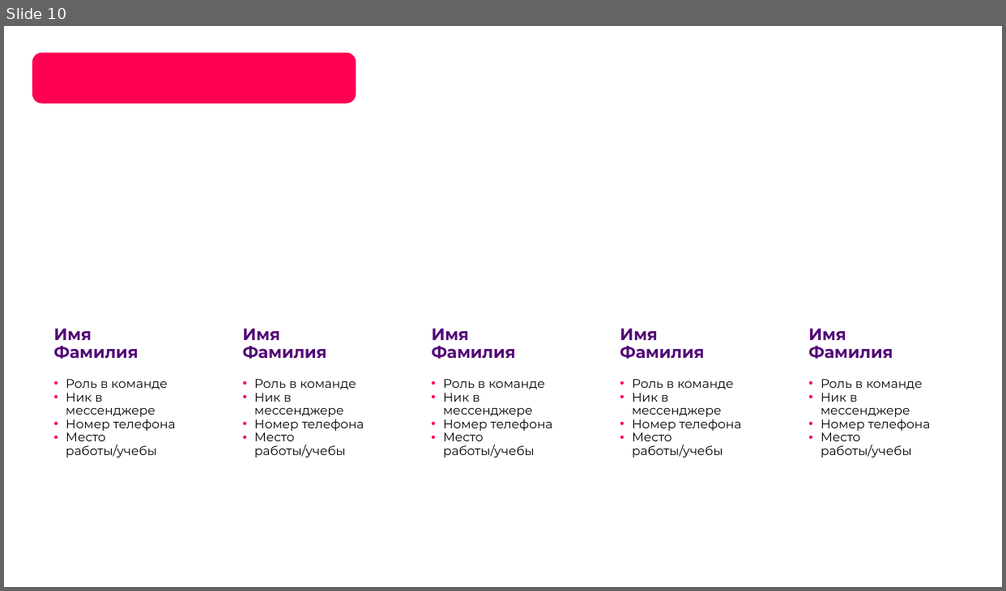
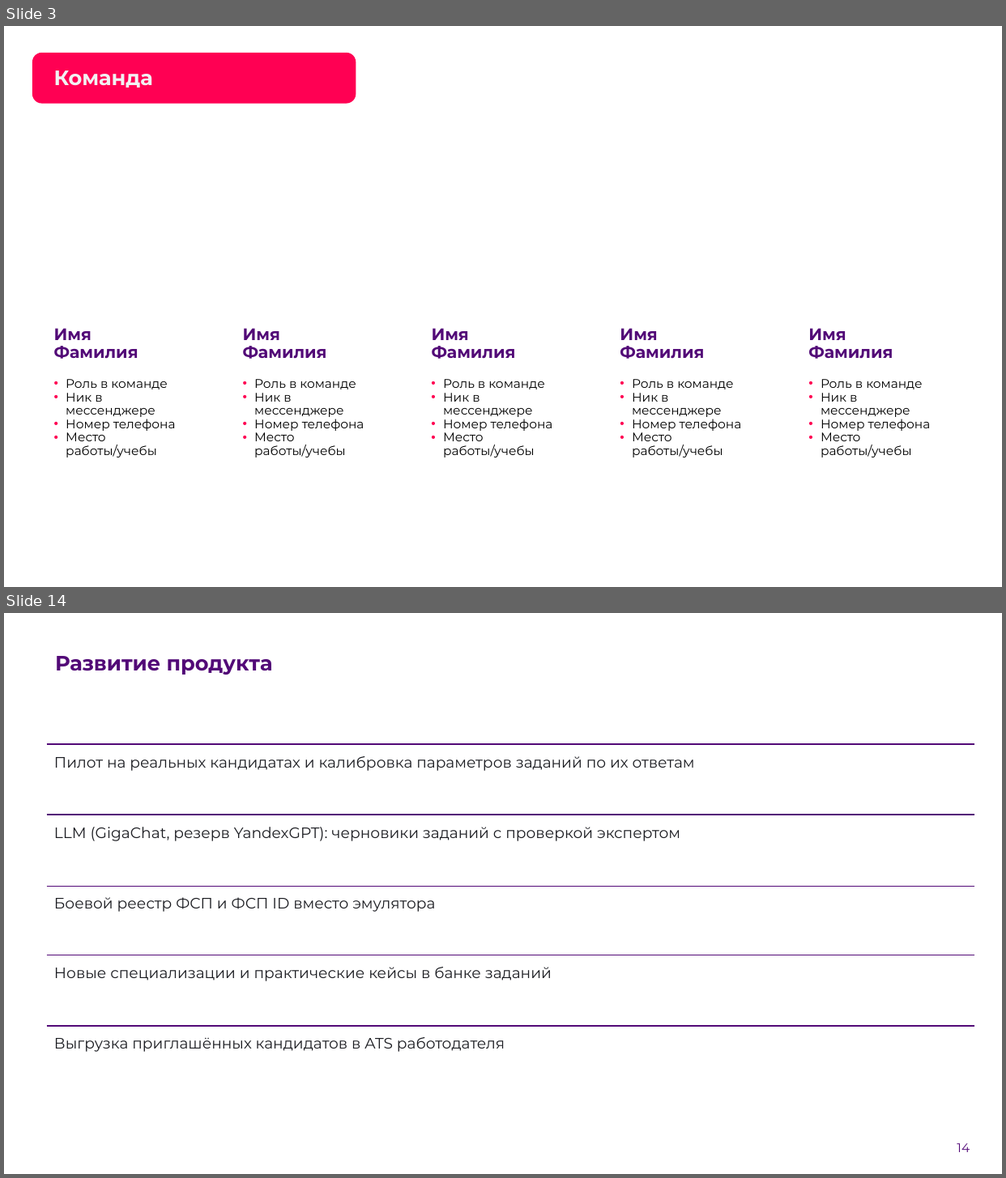
Before and after one commit to Egor2809/fsp-scout, a slide deck: docs/scout-presentation.pptx. Shown one above the other, each under a label of ours: slide 10 before the commit, slides 3 and 14 after it; the slides between them are not shown. The pictures are 1006x591 and 1006x1178 pixels, drawn with LibreOffice and Linux fonts; fonts in the diff are those of the drawing; background and template pictures are left out. Boxes give left, top, right and bottom in pixels: in the first picture for what was removed or moved away, otherwise in the second. Text is boxed around its words. In the diff, an @@ line names an element or a change of style, - is before the commit and + after.

```diff
--- a/docs/scout-presentation.pptx
+++ b/docs/scout-presentation.pptx
@@ slide 14 added at bbox=[4, 613, 1002, 1174], background picture (left out) @@
@@ title added at bbox=[55, 656, 273, 675], 20 pt, text #520977, bold @@
+Развитие продукта
@@ line added from (47, 744) to (975, 744), #520977 1 pt @@
@@ text added at bbox=[54, 756, 695, 771], 14.5 pt, text #1C1D22 @@
+Пилот на реальных кандидатах и калибровка параметров заданий по их ответам
@@ line added from (47, 815) to (975, 815), #520977 1 pt @@
@@ text added at bbox=[54, 827, 680, 841], 14.5 pt, text #1C1D22 @@
+LLM (GigaChat, резерв YandexGPT): черновики заданий с проверкой экспертом
@@ line added from (47, 887) to (975, 887), #520977 1 pt @@
@@ text added at bbox=[54, 897, 435, 912], 14.5 pt, text #1C1D22 @@
+Боевой реестр ФСП и ФСП ID вместо эмулятора
@@ line added from (47, 955) to (975, 955), #520977 1 pt @@
@@ text added at bbox=[54, 967, 552, 982], 14.5 pt, text #1C1D22 @@
+Новые специализации и практические кейсы в банке заданий
@@ line added from (47, 1026) to (975, 1026), #520977 1 pt @@
@@ text added at bbox=[54, 1037, 505, 1052], 14.5 pt, text #1C1D22 @@
+Выгрузка приглашённых кандидатов в ATS работодателя
@@ page number added at bbox=[957, 1144, 970, 1152], 12 pt, text #520977 @@
+14
@@ what was slide 10 is now slide 3 @@
@@ slide 3 changed as well @@
@@ title added at bbox=[54, 71, 153, 88], 20 pt, text #F2F2F2, bold @@
+Команда
```
Also in this commit, not shown: 2 other slides changed, 11 other slides added, 8 slides removed, 2 other files.
